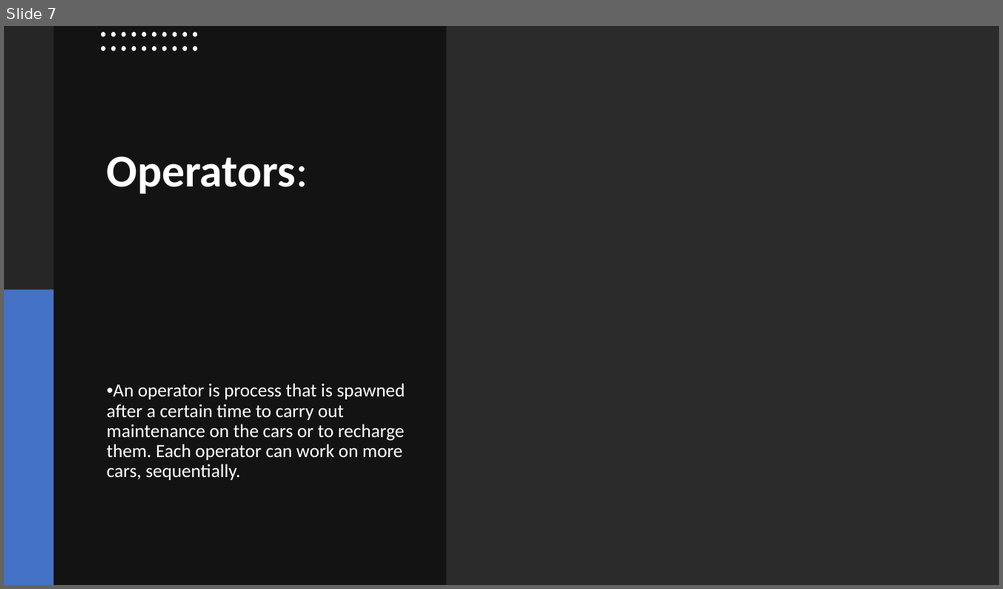
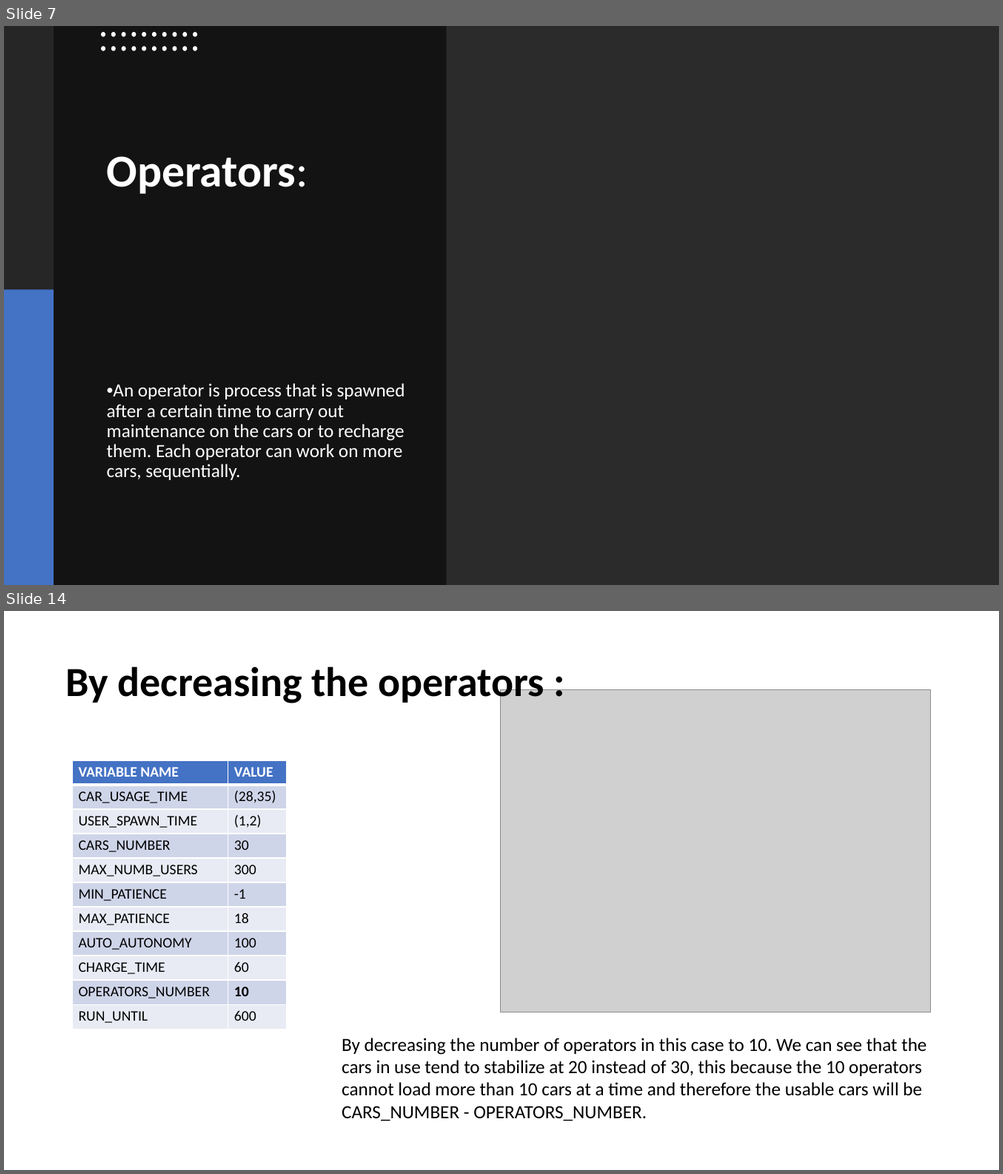
Before and after one commit to simone-rizzo/Car-sharing-model-simulation, a slide deck: Presentazione.pptx. Shown one above the other, each under a label of ours: slide 7 before the commit, slides 7 and 14 after it; the slides between them are not shown. The pictures are 1003x589 and 1003x1174 pixels, drawn with LibreOffice and Linux fonts; fonts in the diff are those of the drawing; grey boxes stand for pictures; background and template pictures are left out; a plain dark background stands for a picture behind light text. Boxes give left, top, right and bottom in pixels: in the first picture for what was removed or moved away, otherwise in the second. Text is boxed around its words. In the diff, an @@ line names an element or a change of style, - is before the commit and + after.

```diff
--- a/Presentazione.pptx
+++ b/Presentazione.pptx
@@ slide 14 added at (4, 611, 999, 1170), background #FFFFFF @@
@@ title added at (66, 667, 544, 706), 40 pt, text #000000, bold @@
+By decreasing the operators :
@@ picture added at (500, 690, 930, 1012) @@
@@ table added at (73, 760, 287, 1030), 11 rows, 2 columns @@
+VARIABLE NAME | VALUE
+CAR_USAGE_TIME | (28,35)
+USER_SPAWN_TIME | (1,2)
+CARS_NUMBER | 30
+MAX_NUMB_USERS | 300
+MIN_PATIENCE | -1
+MAX_PATIENCE | 18
+AUTO_AUTONOMY | 100
+CHARGE_TIME | 60
+OPERATORS_NUMBER | 10
+RUN_UNTIL | 600
@@ text added at (341, 1038, 926, 1122), 18 pt, text #000000 @@
+By decreasing the number of operators in this case to 10. We can see that the cars in use tend to stabilize at 20 instead of 30, this because the 10 operators cannot load more than 10 cars at a time and therefore the usable cars will be CARS_NUMBER - OPERATORS_NUMBER.
```
Also in this commit, not shown: 2 slides changed, 8 other slides added, 12 other files.
